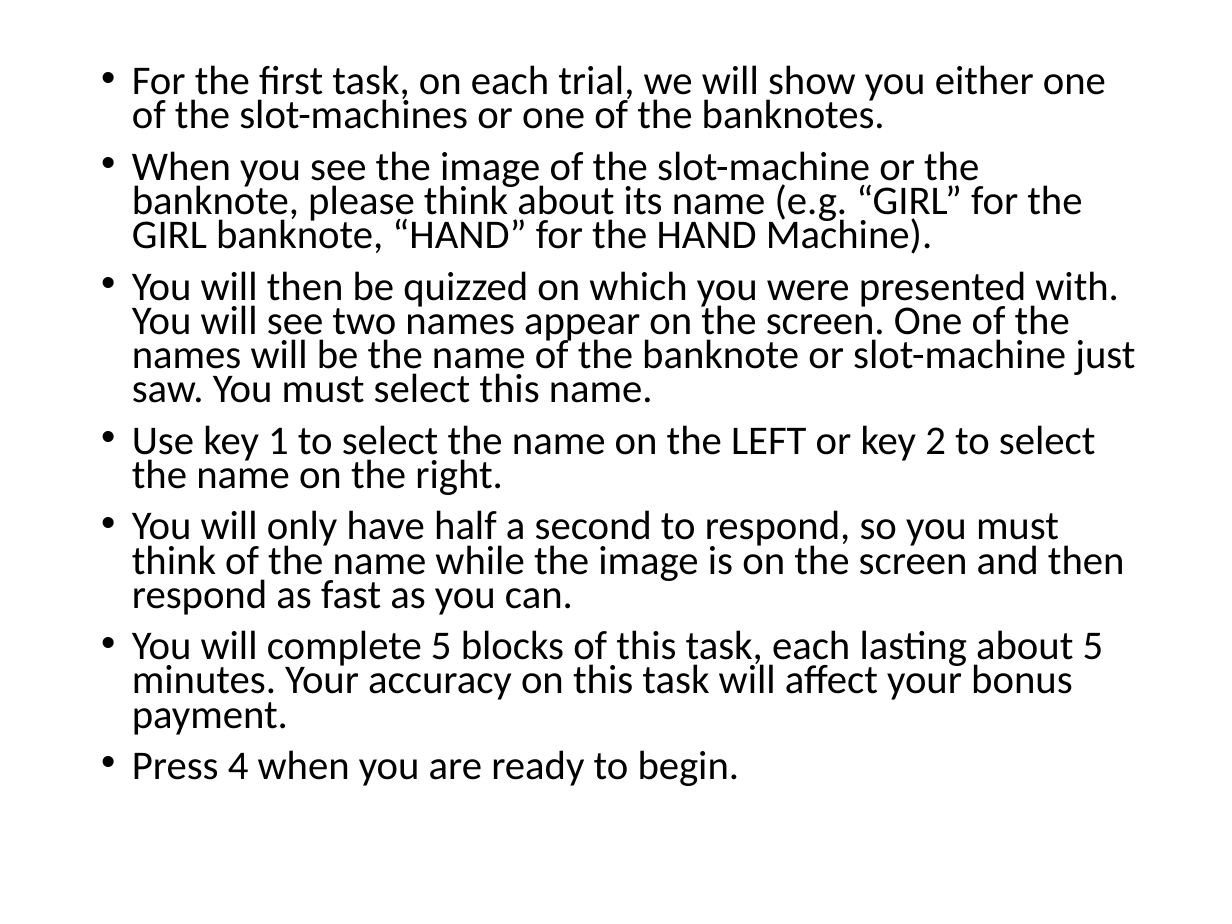
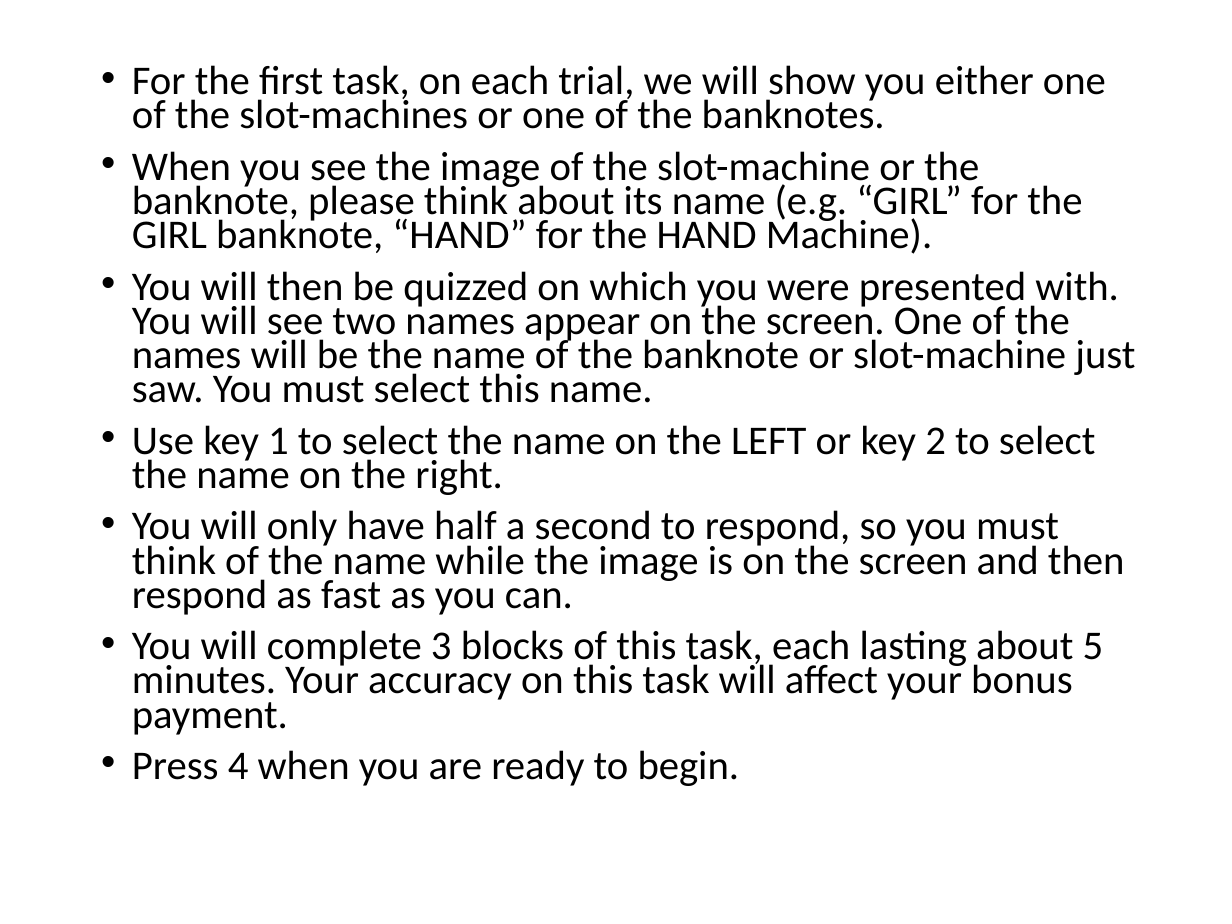
Before and after one commit to evanrussek/Gamble_Task_browser, a slide deck: slide 3 of public/MEG_task/Stimuli/MEG_slides_o2.pptx. Drawn at 1232x924 pixels with LibreOffice and Linux fonts; fonts in the diff are those of the drawing. Boxes give left, top, right and bottom in pixels: in the first picture for what was removed or moved away, otherwise in the second. Text is boxed around its words. In the diff, an @@ line names an element or a change of style, - is before the commit and + after.

```diff
--- a/public/MEG_task/Stimuli/MEG_slides_o2.pptx
+++ b/public/MEG_task/Stimuli/MEG_slides_o2.pptx
@@ text at [132, 630, 1104, 735]: text changed @@
-• You will complete 5 blocks of this task, each lasting about 5 minutes. Your accuracy on this task will affect your bonus payment.
+• You will complete 3 blocks of this task, each lasting about 5 minutes. Your accuracy on this task will affect your bonus payment.
```
Also in this commit, not shown: 8 other files.
